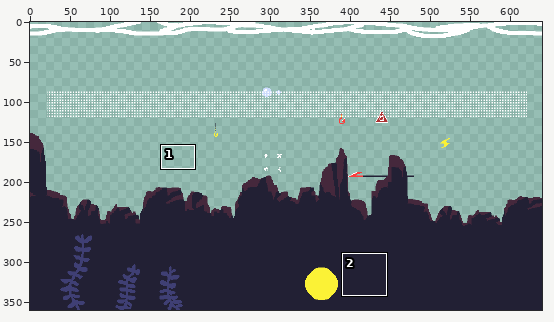
Pixel-art file, stored at Assets/Resources/all.aseprite. Above: a wide view before the commit, with the close-up outlined.
Close-up. Earlier state:
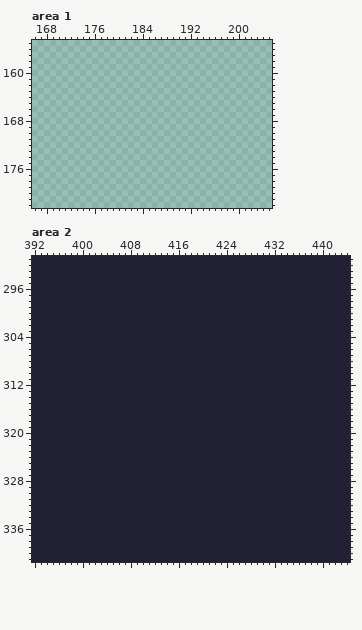
640x360 pixels, 1 frame. Shown: area 1: x 166..205, y 155..182; area 2: x 392..444, y 291..341. The commit also changed other parts of the picture, which this record leaves out.
And afterwards:
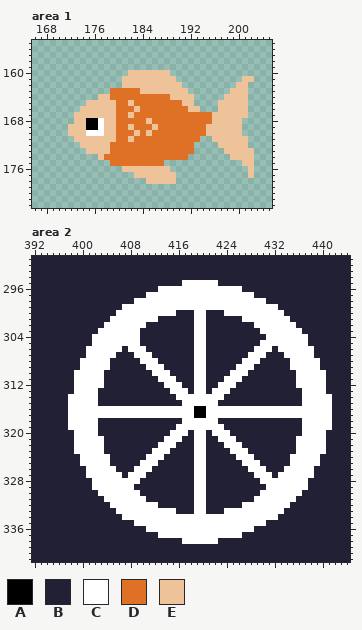
Palette (. is transparent): A #000000  B #222034  C #ffffff  D #df7126  E #eec39a
What changed:
layer "trash3" added
layer "UI-fish" added
Changed rows in their new state; - is an unchanged pixel.
Area 1, layer "UI-fish":
first column x 172:
160 ----------EEEEEEE--------------
161 ---------EEEEEEEEE-----------EE
162 ---------EEEEEEEEEE---------EE-
163 -------DDDDDEEEEEEEE-------EEE-
164 -----EEDDDDDDDDDDEEEE-----EEEE-
165 ---EEEEEDDEDDDDDDDDEE----EEEEE-
166 --EEEEEEDDDEDDDDDDDDEE---EEEEE-
167 -EEEEEEEDDEDDDDDDDDDDDDDEEEEEE-
168 -EEAACEEDDDDDEDDDDDDDDDDEEEEE--
169 EEEAACEEDDEDDDEDDDDDDDDEEEEEE--
170 EEECCCEEDDDEDEDDDDDDDDDEEEEEE--
171 -EEEEEEEDDEDDDDDDDDDDD--EEEEEE-
172 --EEEEEDDDDDDDDDDDDDD----EEEEE-
173 ---EEEEDDDDDDDDDDDDDD-----EEEEE
174 -----EDDDDDDDDDDDDDD-------EEEE
175 -------DDDDDDDDD-------------EE
176 ---------EEEEEEEE-------------E
177 -----------EEEEEEE------------E
178 -------------EEEEE-------------
Area 2, layer "trash3":
first column x 398:
295 -------------------CCCCCC-------------------
296 ---------------CCCCCCCCCCCCCC---------------
297 -------------CCCCCCCCCCCCCCCCCC-------------
298 -----------CCCCCCCCCCCCCCCCCCCCCC-----------
299 ---------CCCCCCCCCCCCCCCCCCCCCCCCCC---------
300 --------CCCCCCCCCC---CC---CCCCCCCCCC--------
301 -------CCCCCCCC------CC------CCCCCCCC-------
302 ------CCCCCCC--------CC--------CCCCCCC------
303 -----CCCCCCC---------CC---------CCCCCCC-----
304 ----CCCCCCCC---------CC----------CCCCCCC----
305 ----CCCCCCCC---------CC---------CCCCCCCC----
306 ---CCCCCC-CCC--------CC--------CCC-CCCCCC---
307 ---CCCCC---CCC-------CC-------CCC---CCCCC---
308 --CCCCC-----CCC------CC------CCC-----CCCCC--
309 --CCCCC------CCC-----CC-----CCC------CCCCC--
310 -CCCCC--------CCC----CC----CCC--------CCCCC-
311 -CCCCC---------CCC---CC---CCC---------CCCCC-
312 -CCCCC----------CCC--CC--CCC----------CCCCC-
313 -CCCC------------CCC-CC-CCC------------CCCC-
314 CCCCC-------------CCCCCCCC-------------CCCCC
315 CCCCC--------------CCCCCC--------------CCCCC
316 CCCCCCCCCCCCCCCCCCCCCAACCCCCCCCCCCCCCCCCCCCC
317 CCCCCCCCCCCCCCCCCCCCCAACCCCCCCCCCCCCCCCCCCCC
318 CCCCC--------------CCCCCC--------------CCCCC
319 CCCCC-------------CCCCCCCC-------------CCCCC
320 -CCCC------------CCC-CC-CCC------------CCCC-
321 -CCCCC----------CCC--CC--CCC----------CCCCC-
322 -CCCCC---------CCC---CC---CCC---------CCCCC-
323 -CCCCC--------CCC----CC----CCC--------CCCCC-
324 --CCCCC------CCC-----CC-----CCC------CCCCC--
325 --CCCCC-----CCC------CC------CCC-----CCCCC--
326 ---CCCCC---CCC-------CC-------CCC---CCCCC---
327 ---CCCCCC-CCC--------CC--------CCC-CCCCCC---
328 ----CCCCCCCC---------CC---------CCCCCCCC----
329 ----CCCCCCC----------CC----------CCCCCCC----
330 -----CCCCCCC---------CC---------CCCCCCC-----
331 ------CCCCCCC--------CC--------CCCCCCC------
332 -------CCCCCCCC------CC------CCCCCCCC-------
333 --------CCCCCCCCCC---CC---CCCCCCCCCC--------
334 ---------CCCCCCCCCCCCCCCCCCCCCCCCCC---------
335 -----------CCCCCCCCCCCCCCCCCCCCCC-----------
336 -------------CCCCCCCCCCCCCCCCCC-------------
337 ---------------CCCCCCCCCCCCCC---------------
338 -------------------CCCCCC-------------------
Boxes around the changes in both close-ups, in picture pixels (x1, y1, x2, y2):
added: (68, 70, 254, 184)
changed: (68, 280, 332, 544)
